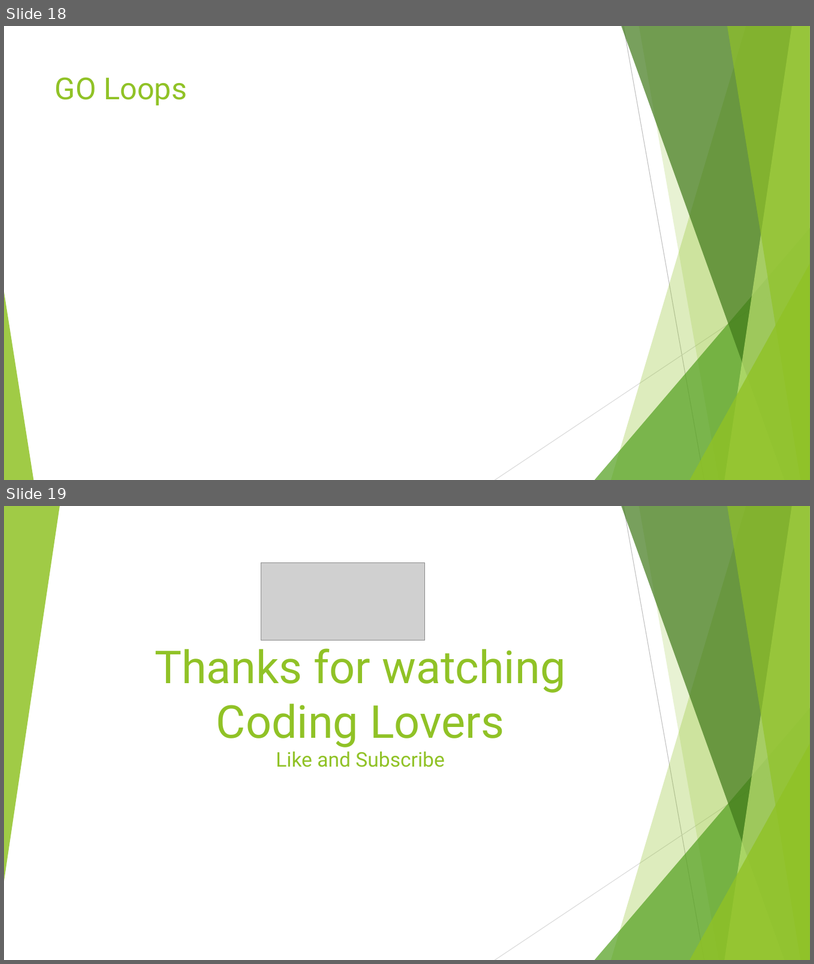
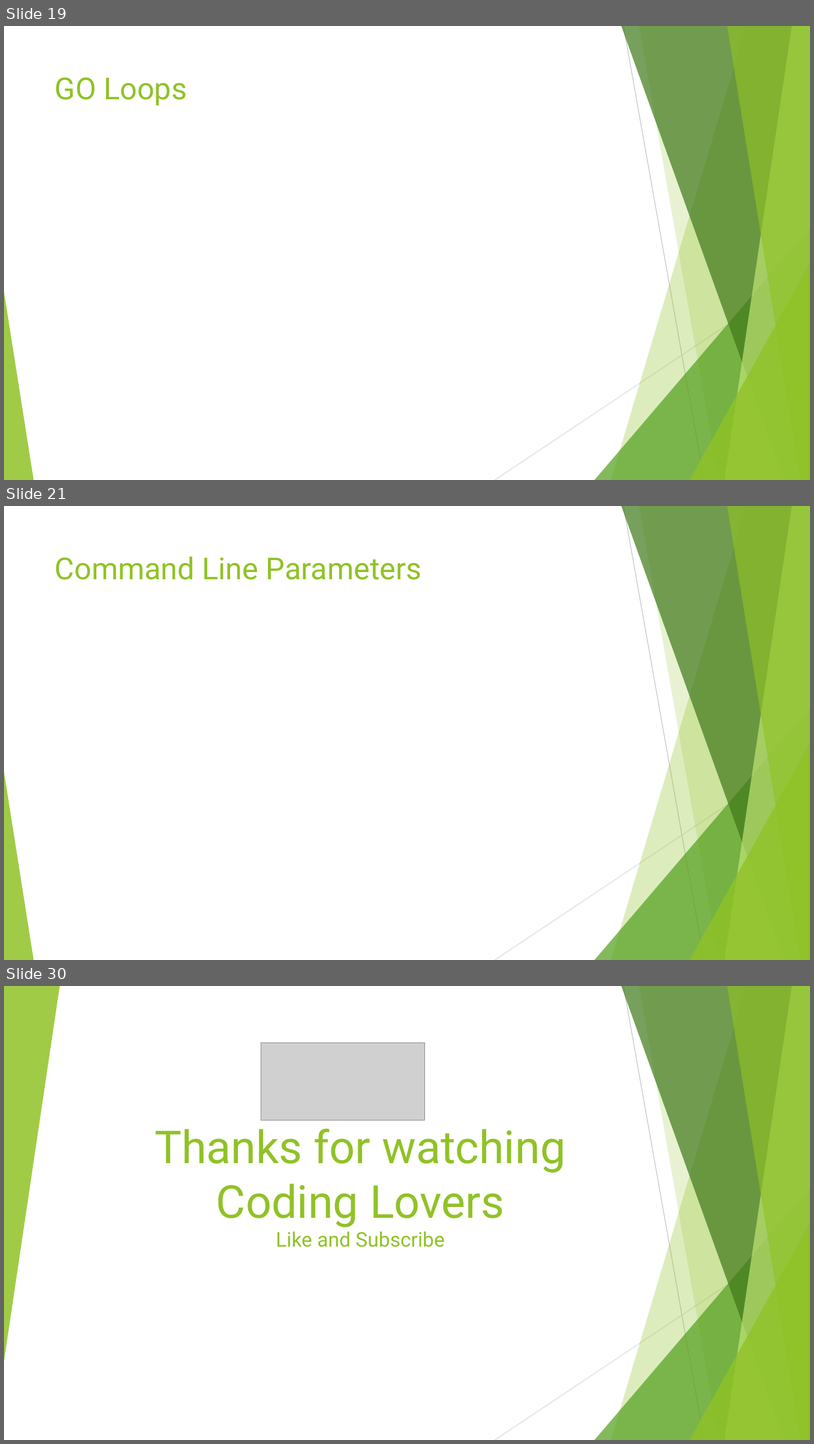
Before and after one commit to vivekdubeydeveloper/goquickstart, a slide deck: goquickstart.pptx. Shown one above the other, each under a label of ours: slides 18 and 19 before the commit, slides 19, 21 and 30 after it; the slides between them are not shown. The pictures are 814x964 and 814x1444 pixels, drawn with LibreOffice and Linux fonts; fonts in the diff are those of the drawing; grey boxes stand for pictures. Boxes give left, top, right and bottom in pixels: in the first picture for what was removed or moved away, otherwise in the second. Text is boxed around its words. In the diff, an @@ line names an element or a change of style, - is before the commit and + after.

```diff
--- a/goquickstart.pptx
+++ b/goquickstart.pptx
@@ slide 21 added at [4,506,810,960], background #FFFFFF; not listed: 10 template elements that a slide beside it also shows @@
@@ title added at [55,556,422,580], 36 pt, text #90C226 @@
+Command Line Parameters
@@ what was slide 18 is now slide 19 @@
@@ what was slide 19 is now slide 30 @@
```
Also in this commit, not shown: 10 other slides added, 3 other files.
